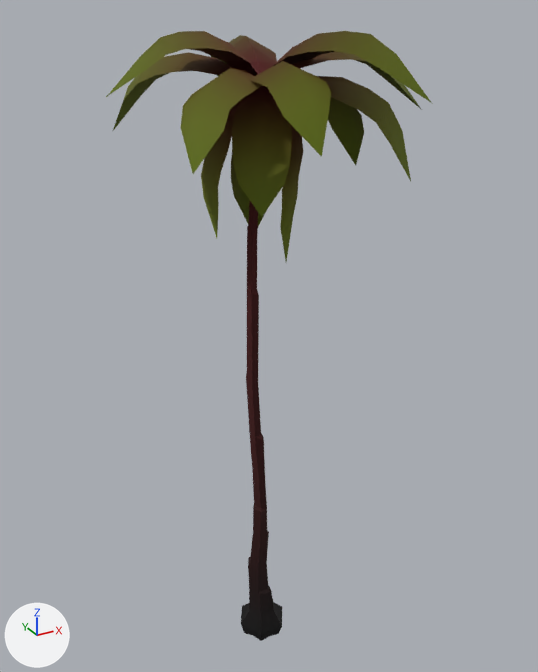
Before and after pictures for a commit that changed the glTF model public/assets/trp_palm3.glb.
Before and after are seen from a 50 mm lens placed at (-5.71, -10.7, 11.84), pointed at (0.3, 0.22, 6.38). Lighting does not change. The marker at lower left points along +X, +Y and +Z. The picture after the commit comes second. Objects named as collision shapes, trigger or cutter boxes, shadow casters or lower levels of detail are left out. Where no turn or scale is listed for an object, it has been applied to the vertices.

Objects in the first picture: 'SM_Env_Tree_Palm_03_LOD0'.
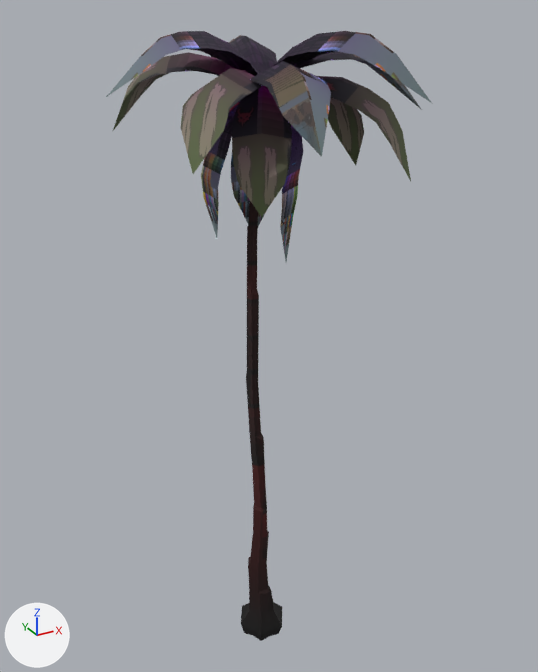
What differs and where, as boxes (x1, y1, x2, y2) in the pictures (538 x 672 px):
'SM_Env_Tree_Palm_03_LOD0', surface changed: (106, 31, 432, 538) in both

What changed in the scene script:
```text
Add img_image_0:
    img_image_0 = load_image('Image_0', '_unpacked/Image_0', 2048, 2048, 'sRGB')
Change mat_trunk1:
    remove # nodes: BsdfPrincipled, Mix x2, OutputMaterial, TexImage, VertexColor
    remove # colours: white #e7e7e7, mixed with the vertex colours
    remove # uses the picture img_file3538
    nodes: BsdfPrincipled, Mix, OutputMaterial, TexImage, VertexColor
    uses the picture img_image_0
```
